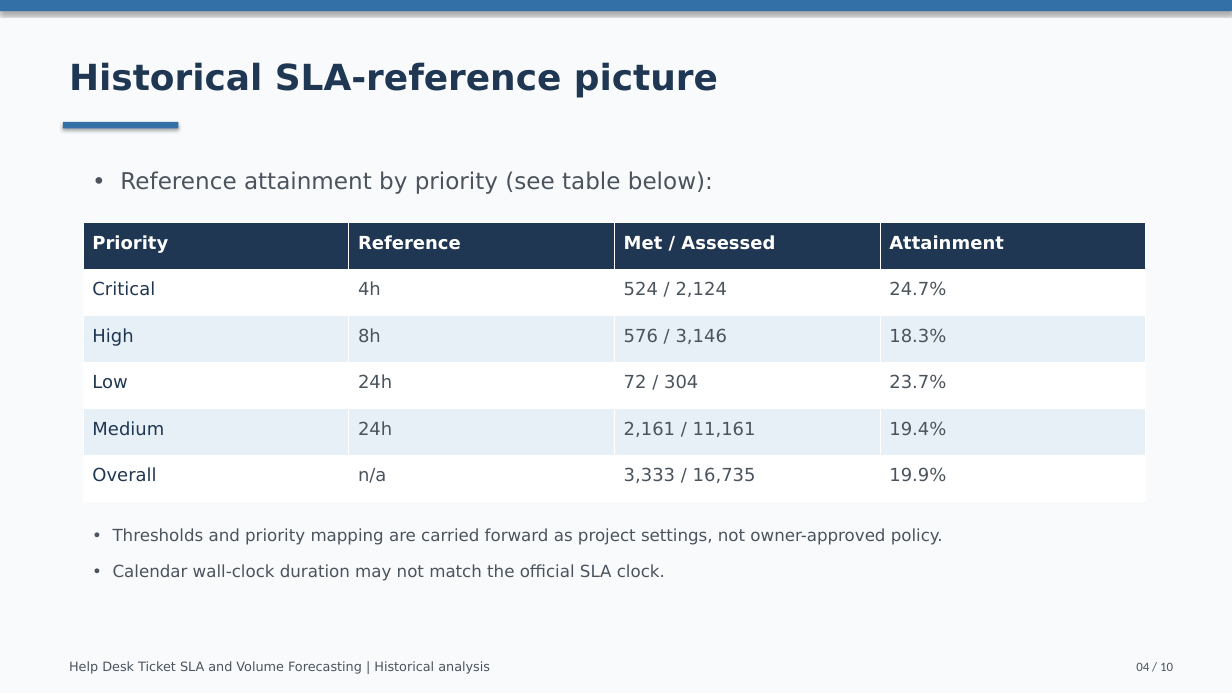
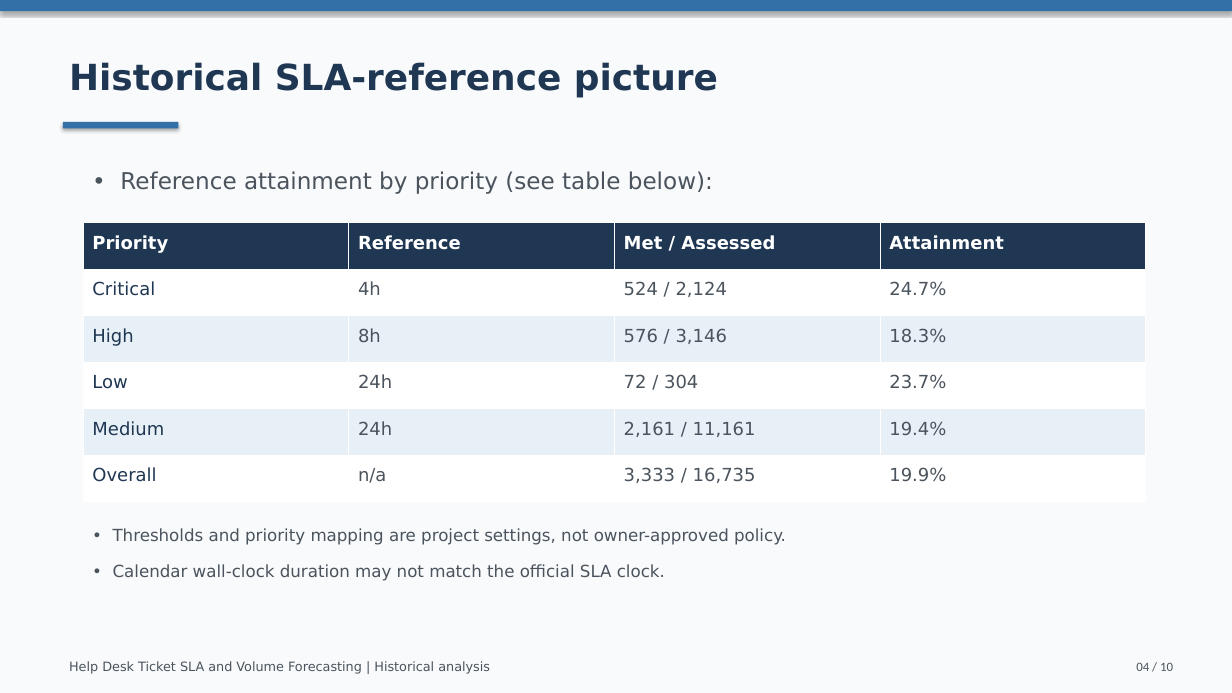
Before and after one commit to iristacey/Heldpdesk_SLA_VolForecast_AIM_capstone, a slide deck: slide 4 of presentations/business_capstone.pptx. Drawn at 1232x693 pixels with LibreOffice and Linux fonts; fonts in the diff are those of the drawing. Boxes give left, top, right and bottom in pixels: in the first picture for what was removed or moved away, otherwise in the second. Text is boxed around its words. In the diff, an @@ line names an element or a change of style, - is before the commit and + after.

```diff
--- a/presentations/business_capstone.pptx
+++ b/presentations/business_capstone.pptx
@@ text at (113,528,786,545): text changed @@
-• Thresholds and priority mapping are carried forward as project settings, not owner-approved policy.
+• Thresholds and priority mapping are project settings, not owner-approved policy.
```
Also in this commit, not shown: 1 other slide changed, 34 other files.
